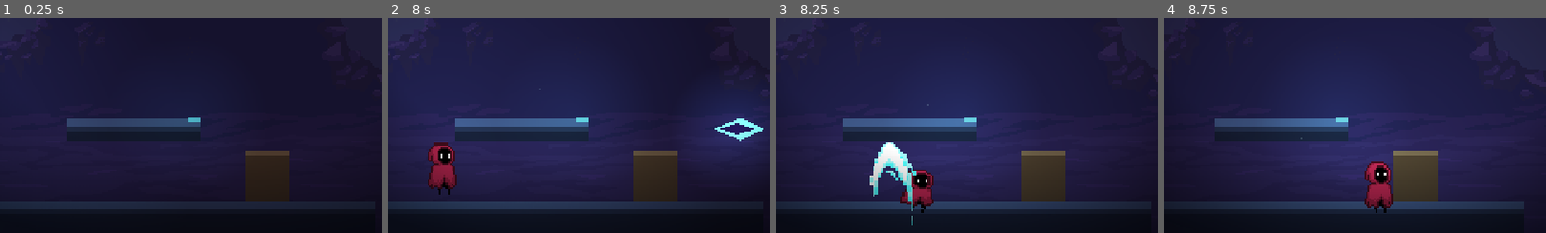
Above: before the commit, frames 1-4 (left to right).
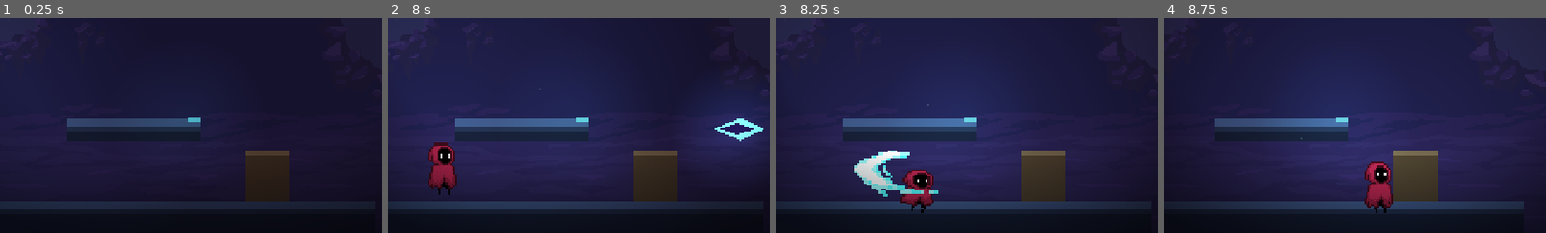
Above: after the commit, the same moments.

Repository: Vendetta1777/cairn-game
Game: Godot game, scene res://scenes/world/area_01_hollowed_gate/Area1.tscn
Two runs of this game, one before a commit and one after it. Both use one fixed random seed, a clock stepped at 60 frames per second and the inputs below.
Inputs:
- Up to frame 1 (0.25 s): no input
- Up to frame 2 (8 s): hold Ctrl (crouch) 0.53-1.28 s; hold D (move_right) 0.53-2.03 s; tap Space (jump) at 0.77, 0.8, 1.07, 1.35, 1.52, 1.82, 2.3, 3.02, 3.32, 3.77, 3.8, 4.07, 4.52, 4.82, 5.3, 6.02, 6.32, 6.6, 6.77, 7.07, 7.52, 7.82 s; tap Ctrl (crouch) at 1.55, 3.05, 4.55, 5.85, 7.55 s; hold A (move_left) 2.03-2.78 s; tap K (ability) at 2.1, 7.35 s; hold D (move_right) 2.78-4.28 s; tap J (attack) at 2.85 s; hold Ctrl (crouch) 3.53-4.28 s; hold A (move_left) 4.28-5.03 s; tap Shift (dash) at 4.35 s; hold D (move_right) 5.03-5.78 s; tap L (throw) at 5.1 s; hold A (move_left) 5.78-7.28 s; hold D (move_right) from 7.28 s (still down)
- Up to frame 3 (8.25 s): keep holding D (move_right); tap J (attack) at 8.1 s
- Up to frame 4 (8.75 s): keep holding D (move_right); tap Space (jump) at 8.3 s
The pictures show only the part of the screen within x 22-72%, y 44-94%; the shares and areas given below are measured in that part.

Frames 1-2 are identical in both runs. In frame 3, 2.2% of the frame differs, in the area x 20-43%, y 57-97%; in frame 4, nothing differs.

Commit message:
Directional attacks by held input (W/S aim up/down), hitbox + VFX
Replaced state-based attack direction with INPUT-based aiming (independent of
jump/crouch/etc): hold W = attack up, S = down, else forward (A/D facing). Both
the damage hitbox AND the slash VFX reposition/rotate per direction, so up/down
attacks actually hit enemies above/below. Verified: up hits a bat above, down
hits below; up slash arcs above the head. Loop exit 0.

Co-Authored-By: Claude Opus 4.8 <noreply@anthropic.com>

Diff:
--- a/scenes/player/PlayerCombat.gd
+++ b/scenes/player/PlayerCombat.gd
@@ -54,8 +54,15 @@
 		_combo_timer -= delta
 		if _combo_timer <= 0.0:
 			_combo = 0
+	# Aim the hitbox by held direction: W=up, S=down, else forward (A/D facing).
 	if _hitbox and _controller:
-		_hitbox.position.x = absf(_hitbox.position.x) * _controller.get_facing()
+		var f: int = _controller.get_facing()
+		if Input.is_action_pressed("move_up"):
+			_hitbox.position = Vector2(f * 4.0, -26.0)
+		elif Input.is_action_pressed("move_down"):
+			_hitbox.position = Vector2(f * 4.0, 20.0)
+		else:
+			_hitbox.position = Vector2(f * 16.0, -12.0)
 
 	if Input.is_action_just_pressed("attack") and _cooldown <= 0.0:
 		_do_attack()
@@ -81,20 +88,19 @@
 	var is_finisher := _combo == 2
 	var slash_scale := 1.3 if is_finisher else 1.0
 
-	# Directional slash (rotate the flat crescent): in the air = uppercut UP,
-	# crouching = slash DOWN, otherwise a forward sweep.
-	var state: String = _controller.get_current_state()
+	# Directional slash by held input (rotate the flat crescent): W = up,
+	# S = down, otherwise a forward sweep — independent of movement state.
 	var pos: Vector2
 	var fh := facing > 0
 	var fv := false
 	var rot := 0.0
-	if state == "jump" or state == "fall":
+	if Input.is_action_pressed("move_up"):
 		rot = -PI / 2.0
-		pos = _controller.global_position + Vector2(facing * 10.0, 4.0)
+		pos = _controller.global_position + Vector2(facing * 4.0, -85.0)
 		fh = false
-	elif state == "crouch" or state == "crawl":
+	elif Input.is_action_pressed("move_down"):
 		rot = PI / 2.0
-		pos = _controller.global_position + Vector2(facing * 10.0, 60.0)
+		pos = _controller.global_position + Vector2(facing * 4.0, 60.0)
 		fh = false
 	else:
 		fv = _combo == 1   # ground combo: middle hit reverses the arc
